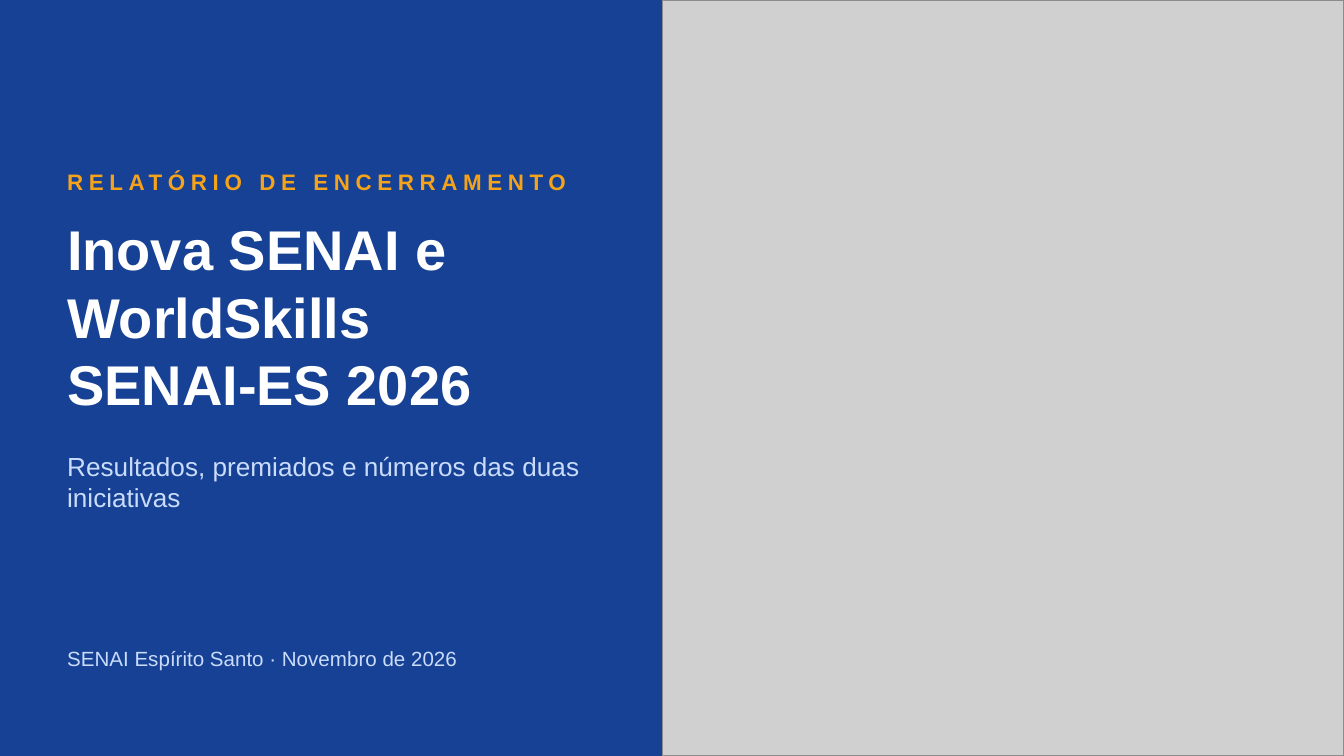
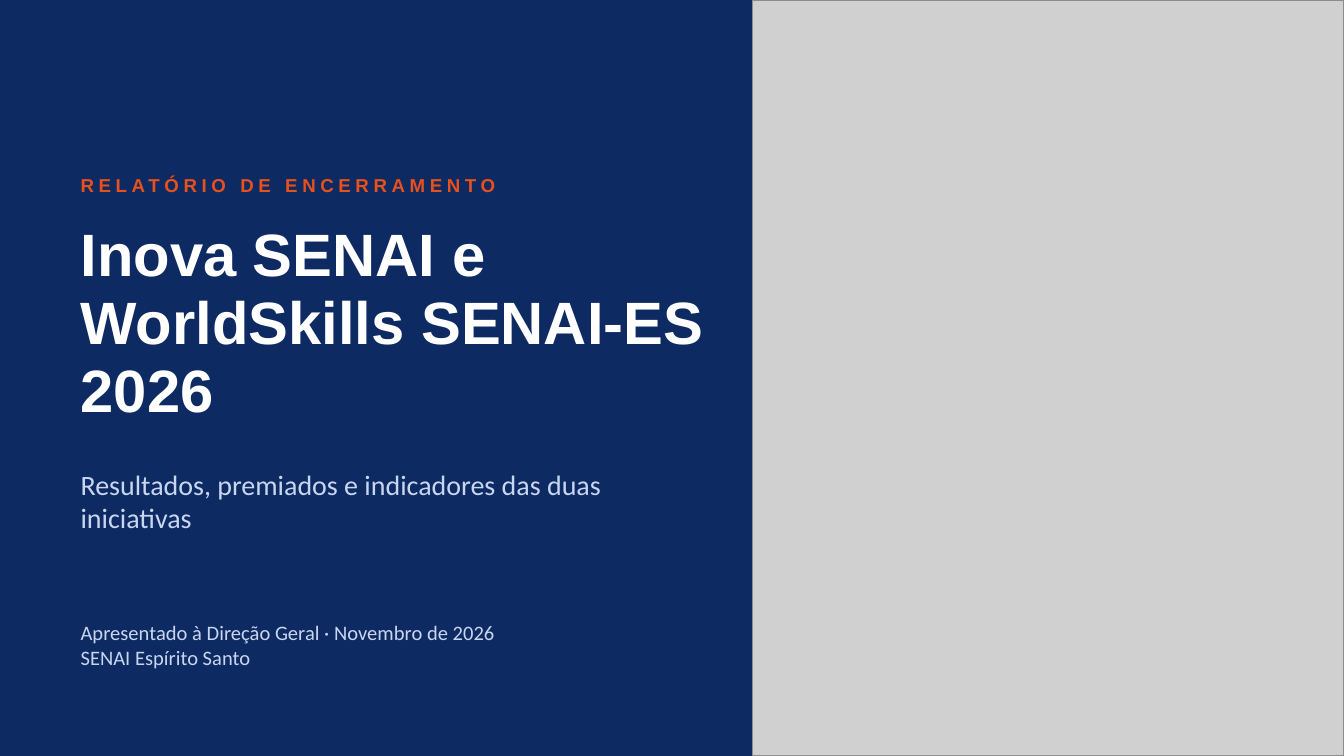
Before and after one commit to renissonsouza-crypto/07-10-26, a slide deck: slide 1 of relatorio-encerramento/Relatorio_Encerramento_Inova_WorldSkills_ES_2026.pptx. Drawn at 1344x756 pixels with LibreOffice and Linux fonts; fonts in the diff are those of the drawing; grey boxes stand for pictures. Boxes give left, top, right and bottom in pixels: in the first picture for what was removed or moved away, otherwise in the second. Text is boxed around its words. In the diff, an @@ line names an element or a change of style, - is before the commit and + after.

```diff
--- a/relatorio-encerramento/Relatorio_Encerramento_Inova_WorldSkills_ES_2026.pptx
+++ b/relatorio-encerramento/Relatorio_Encerramento_Inova_WorldSkills_ES_2026.pptx
@@ background #164194 to #0E2A63 @@
@@ picture: place and size @@
-picture at (663, 0, 1344, 755)
+picture at (753, 0, 1344, 755)
@@ text "RELATÓRIO DE ENCERRAMENTO": place and size @@
-text "RELATÓRIO DE ENCERRAMENTO" at (67, 161, 632, 202)
+text "RELATÓRIO DE ENCERRAMENTO" at (81, 168, 726, 202)
@@ text "RELATÓRIO DE ENCERRAMENTO" at (81, 168, 726, 202): size 12 to 10 pt, text colour #F5A31A to #E8501C, letter spacing 3 to 2.5 pt @@
@@ text at (81, 234, 485, 277): size 30 to 32 pt in "Inova SENAI e"; line spacing 1 to 0.95 @@
@@ text "Inova SENAI e": place and size @@
-text "Inova SENAI e" at (67, 231, 472, 406)
+text "Inova SENAI e" at (81, 234, 703, 413)
@@ text at (81, 300, 703, 413): text changed; size 30 to 32 pt @@
-WorldSkills
-SENAI-ES 2026
+WorldSkills SENAI-ES
+2026
@@ text at (81, 475, 601, 528): text changed; size 14 to 15 pt; font Arial to Calibri; text colour #CADCFC to #C9D6F0 @@
-Resultados, premiados e números das duas iniciativas
+Resultados, premiados e indicadores das duas iniciativas
@@ text "Resultados, premiados e indicadores das ..." at (81, 475, 601, 528): vertical alignment top to middle @@
@@ text at (81, 625, 495, 669): text changed; font Arial to Calibri; text colour #CADCFC to #C9D6F0 @@
-SENAI Espírito Santo · Novembro de 2026
+Apresentado à Direção Geral · Novembro de 2026
+SENAI Espírito Santo
```
Also in this commit, not shown: 9 other slides changed, 8 slides added, 6 slides removed, 1 other file.
